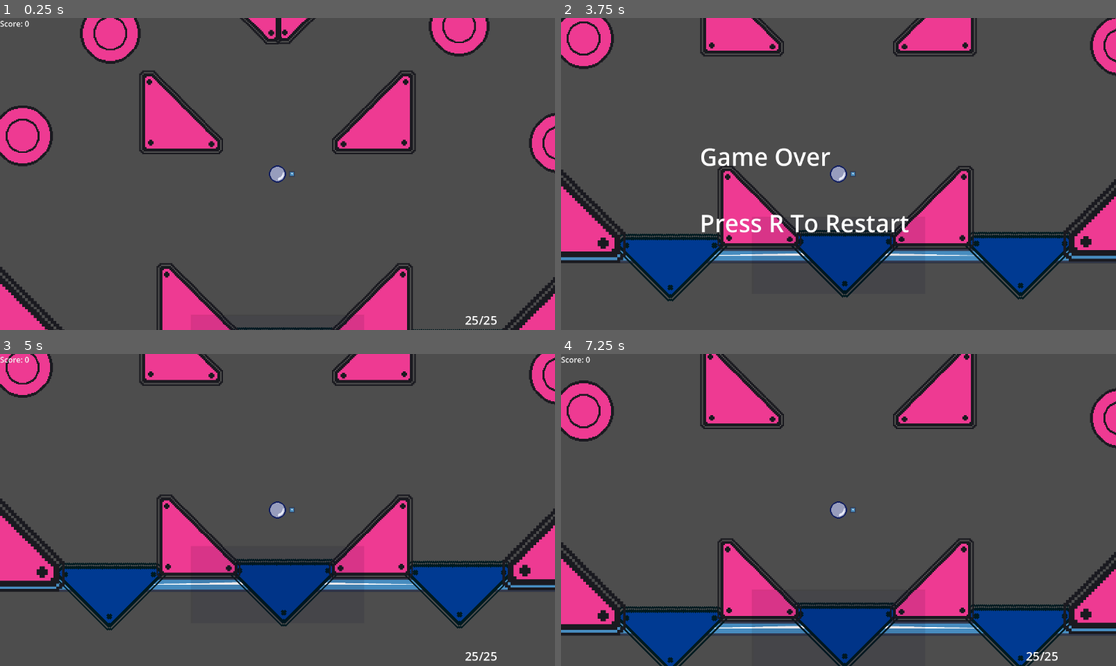
Above: before the commit, frames 1-4 (two rows, left to right).
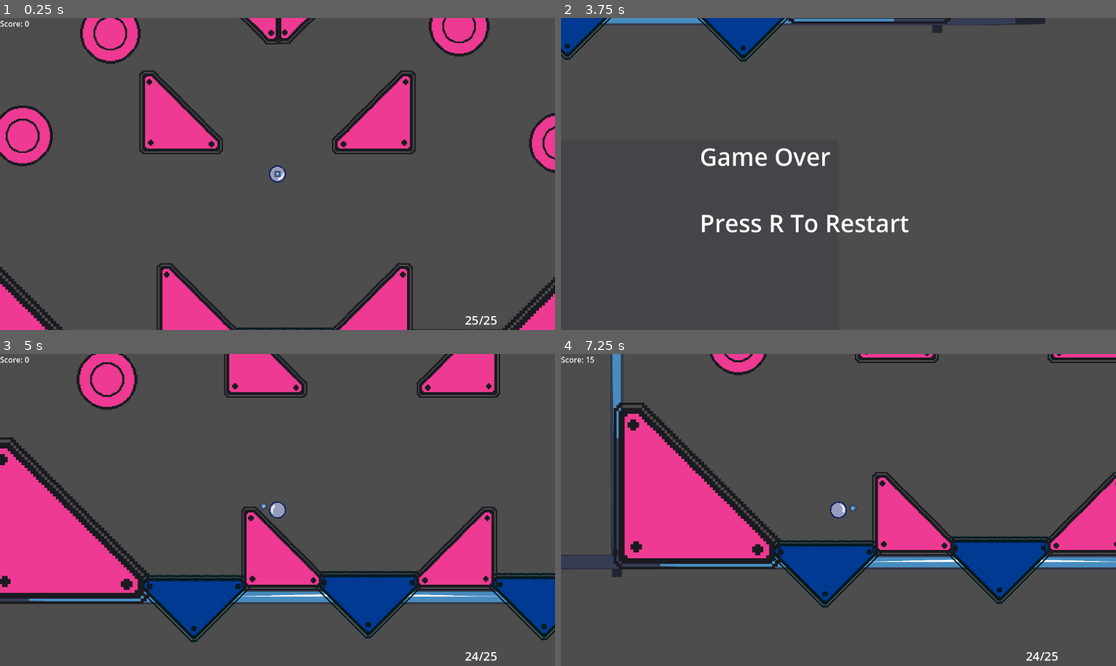
Above: after the commit, the same moments.

Repository: HjalteTagmose/Winball
Game: Godot game, scene res://scenes/main.tscn
Same seed, same stepped clock (60 frames per second), same inputs: the game is played once before the commit and once after it. The engine's default icon, where the game draws it, is replaced by a stand-in: a white triangle on a blue panel in a dark square.
Inputs (mouse positions are in pixels of both pictures, inside the frame that each line leads up to):
- Up to frame 1 (0.25 s): no input
- Up to frame 2 (3.75 s): tap Enter (ui_accept) at 0.5, 0.77, 1.52, 3.02 s; move the mouse to (1071, 320) at 0.52 s; tap S (aim_down) at 0.6 s; move the mouse to (610, 27) at 1.27 s; tap A (aim_left) at 1.35 s; move the mouse to (894, 105) at 2.02 s; tap D (aim_right) at 2.1 s; move the mouse to (810, 236) at 2.77 s; tap W (aim_up) at 2.85 s; move the mouse to (1005, 220) at 3.52 s; tap P (force_gameover) at 3.6 s
- Up to frame 3 (5 s): tap Enter (ui_accept) at 3.77, 4.52 s; tap R (restart_game) at 4.25 s; move the mouse to (111, 463) at 4.27 s; tap Space (launch) at 4.35 s
- Up to frame 4 (7.25 s): move the mouse to (866, 510) at 5.02 s; tap S (aim_down) at 5.1 s; move the mouse to (755, 432) at 5.77 s; tap A (aim_left) at 5.85 s; tap Enter (ui_accept) at 6.02, 6.77 s; move the mouse to (960, 494) at 6.52 s; tap D (aim_right) at 6.6 s

The runs differ from the first frame. In frame 1, less than 0.1% of the frame differs, in the area x 49-53%, y 48-52%; in frame 2, 23%; in frame 3, 37%; in frame 4, 45%, in the area x 0-100%, y 0-100%.
Error before the commit: Parse Error: Function "_ready" has the same name as a previously declared function. (res://scripts/player/player.gd:31)

Commit message:
Bumper vfx

Diff:
--- a/art/Particles/test_particles.tscn
+++ b/art/Particles/test_particles.tscn
@@ -33,6 +33,8 @@
 lifetime = 0.28
 one_shot = true
 explosiveness = 1.0
+use_fixed_seed = true
+seed = 299762414
 local_coords = true
 trail_lifetime = 0.01
 process_material = SubResource("ParticleProcessMaterial_qiyu7")
--- a/prefabs/Room props/basic_bumper.tscn
+++ b/prefabs/Room props/basic_bumper.tscn
@@ -1,6 +1,7 @@
-[gd_scene load_steps=5 format=3 uid="uid://boobpj10lfiqa"]
+[gd_scene load_steps=6 format=3 uid="uid://boobpj10lfiqa"]
 
 [ext_resource type="Script" uid="uid://lobwfmlxako" path="res://scripts/Map props/Bumper.gd" id="1_gbh0v"]
+[ext_resource type="PackedScene" uid="uid://d2nlkgcw21uwb" path="res://art/Particles/test_particles.tscn" id="2_awcih"]
 [ext_resource type="Texture2D" uid="uid://drg8puls0marl" path="res://art/ph_bumper_2.png" id="2_qyf33"]
 
 [sub_resource type="PhysicsMaterial" id="PhysicsMaterial_gbh0v"]
@@ -17,6 +18,7 @@
 script = ExtResource("1_gbh0v")
 Power = 50.0
 AudioPlayer = NodePath("AudioPlayer")
+ParticleOnHit = ExtResource("2_awcih")
 metadata/_custom_type_script = "uid://lobwfmlxako"
 
 [node name="Sprite2D" type="Sprite2D" parent="."]
--- a/prefabs/Room props/flat_bumper_ground.tscn
+++ b/prefabs/Room props/flat_bumper_ground.tscn
@@ -1,6 +1,7 @@
-[gd_scene load_steps=10 format=3 uid="uid://cubywxgl8t7t2"]
+[gd_scene load_steps=11 format=3 uid="uid://cubywxgl8t7t2"]
 
 [ext_resource type="Script" uid="uid://lobwfmlxako" path="res://scripts/Map props/Bumper.gd" id="1_ubyfy"]
+[ext_resource type="PackedScene" uid="uid://d2nlkgcw21uwb" path="res://art/Particles/test_particles.tscn" id="2_pu8ip"]
 [ext_resource type="Texture2D" uid="uid://74yprmmp5mei" path="res://art/ph_bumper_1.png" id="2_ydfnd"]
 
 [sub_resource type="PhysicsMaterial" id="PhysicsMaterial_ubyfy"]
@@ -37,6 +38,7 @@
 script = ExtResource("1_ubyfy")
 Power = 25.0
 AudioPlayer = NodePath("AudioPlayer")
+ParticleOnHit = ExtResource("2_pu8ip")
 Bias = Vector2(0, -1)
 BiasPower = 10.0
 metadata/_custom_type_script = "uid://lobwfmlxako"
--- a/prefabs/Room props/flat_bumper_walls.tscn
+++ b/prefabs/Room props/flat_bumper_walls.tscn
@@ -1,7 +1,8 @@
-[gd_scene load_steps=9 format=3 uid="uid://cpt746t74aua6"]
+[gd_scene load_steps=10 format=3 uid="uid://cpt746t74aua6"]
 
 [ext_resource type="Script" uid="uid://lobwfmlxako" path="res://scripts/Map props/Bumper.gd" id="1_y5uss"]
 [ext_resource type="Texture2D" uid="uid://74yprmmp5mei" path="res://art/ph_bumper_1.png" id="2_cd0wh"]
+[ext_resource type="PackedScene" uid="uid://d2nlkgcw21uwb" path="res://art/Particles/test_particles.tscn" id="2_g2cpd"]
 
 [sub_resource type="PhysicsMaterial" id="PhysicsMaterial_gbh0v"]
 bounce = 0.5
@@ -35,6 +36,7 @@
 script = ExtResource("1_y5uss")
 Power = 60.0
 AudioPlayer = NodePath("AudioPlayer")
+ParticleOnHit = ExtResource("2_g2cpd")
 Bias = Vector2(0, -1)
 BiasPower = 20.0
 metadata/_custom_type_script = "uid://lobwfmlxako"
--- a/scripts/Map props/Bumper.gd
+++ b/scripts/Map props/Bumper.gd
@@ -7,7 +7,7 @@
 @export var Score : int = 15
 @export var AudioPlayer : AudioStreamPlayer2D
 @export var SoundOnHIt : AudioStream
-@export var ParticleOnHit : GPUParticles2D
+@export var ParticleOnHit : PackedScene
 @export var Bias : Vector2 = Vector2.ZERO
 @export var BiasPower : float = 15
 
@@ -37,7 +37,7 @@
 	print(Bias.normalized())
 	player.apply_central_impulse(impulse)
 
-	PlayAnimation()
+	PlayAnimation(collisionInfo)
 	AddScore()
 
 	timesHit += 1
@@ -48,13 +48,26 @@
 	AdditionalBumpBehaviour(collisionInfo, player)
 
 
+func PlayParticle(collisionInfo: KinematicCollision2D):
+	if(ParticleOnHit == null):
+		return
+
+	var direction = collisionInfo.get_normal()
+	var impactPoint = collisionInfo.get_position()
+
+	var instance: ParticleTrigger = ParticleOnHit.instantiate()
+	instance.global_position = impactPoint
+	var globalPoint = instance.to_global(direction)
+	instance.rotation = direction.angle()
+
+	get_tree().root.add_child(instance)
+
 func AdditionalBumpBehaviour(collisionInfo:KinematicCollision2D, player : Player) -> void:
 	return
 
-func PlayAnimation():
+func PlayAnimation(collisionInfo: KinematicCollision2D):
 	AudioPlayer.play()
-	if ParticleOnHit:
-		ParticleOnHit.emitting = true
+	PlayParticle(collisionInfo)
 
 func AddScore():
 	Global.AddScore(Score)
--- a/scripts/player/player.gd
+++ b/scripts/player/player.gd
@@ -14,11 +14,6 @@
 @export var shootParticle : PackedScene
 @export var playerGun : Node2D
 var locked : bool = false
-
-# Called when the node enters the scene tree for the first time.
-func _ready() -> void:
-	pass # Replace with function body.
-
 
 func _getInputDirection() -> Vector2:
 	return Input.get_vector("aim_left", "aim_right", "aim_up", "aim_down").normalized()
